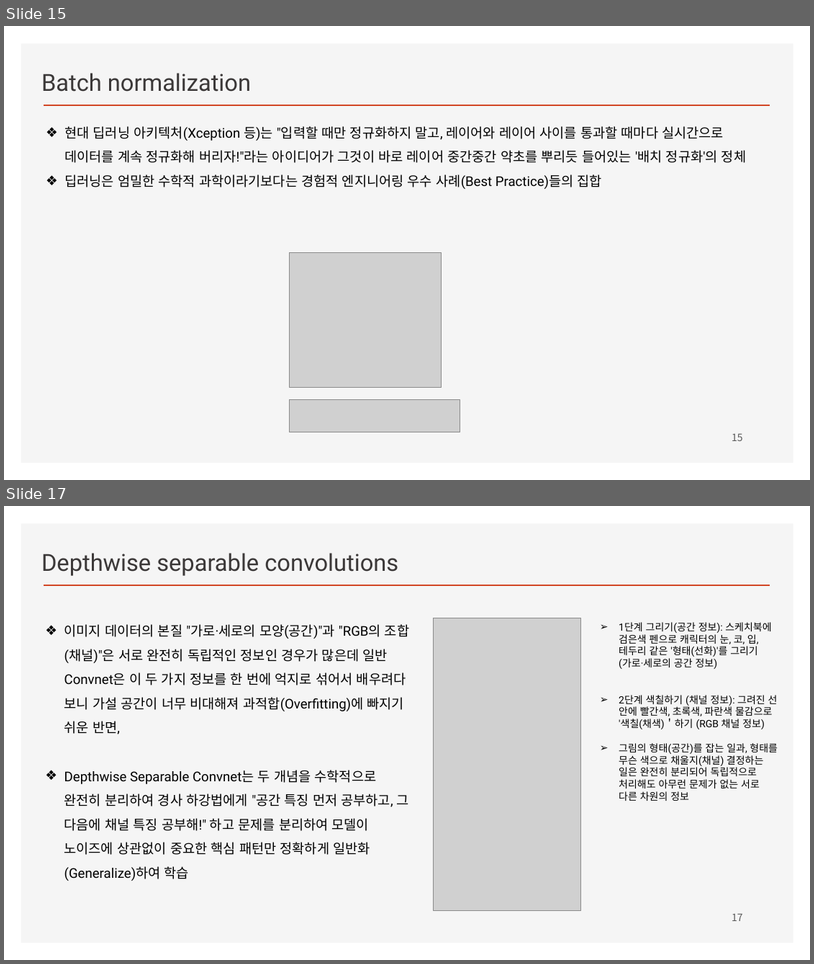
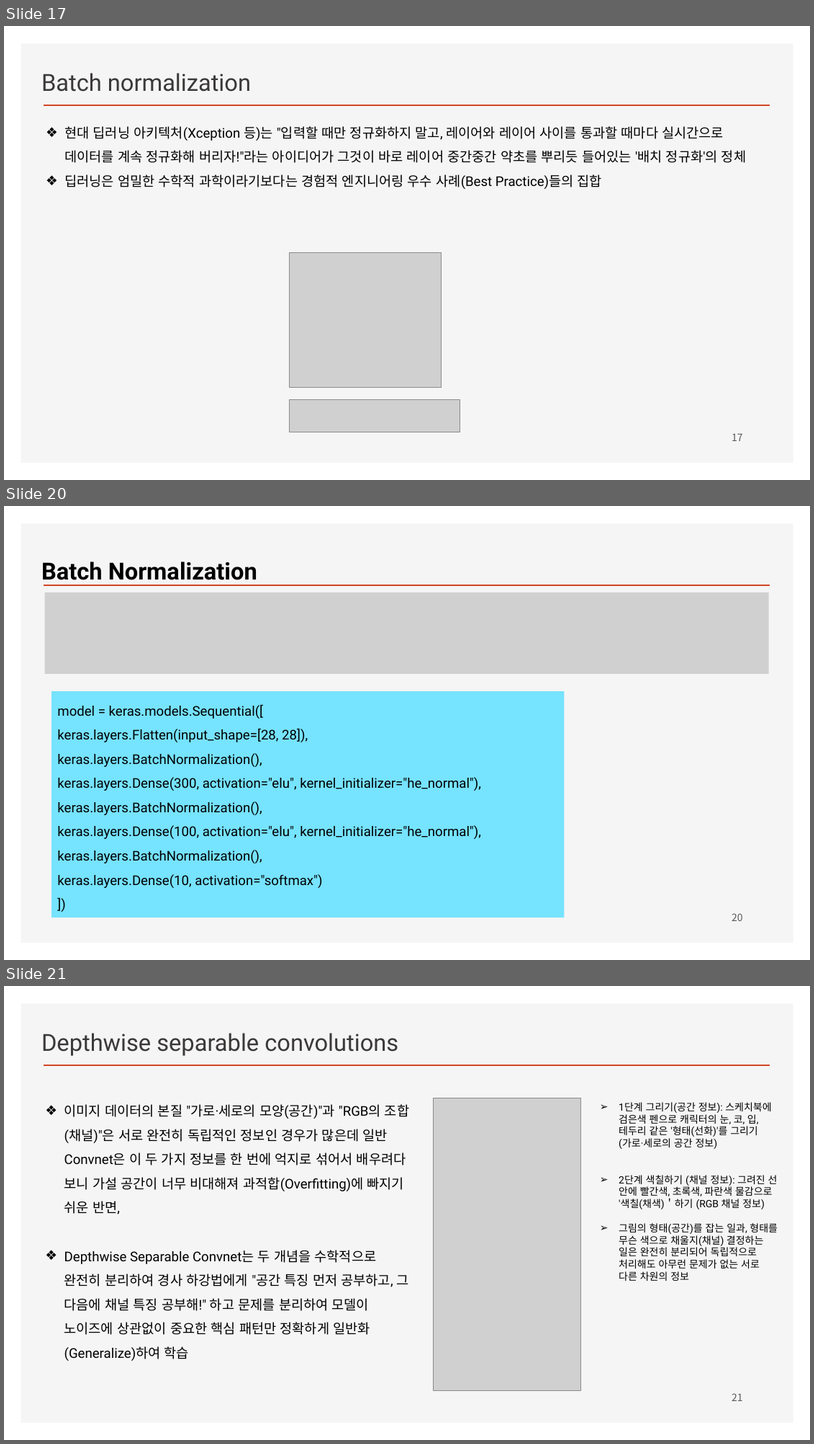
Before and after one commit to ancestor9/2026_Fall_Deep-Learning-with-Python, a slide deck: Chapter 09 ConvNet architecture patterns.pptx. Shown one above the other, each under a label of ours: slides 15 and 17 before the commit, slides 17, 20 and 21 after it; the slides between them are not shown. The pictures are 814x964 and 814x1444 pixels, drawn with LibreOffice and Linux fonts; fonts in the diff are those of the drawing; grey boxes stand for pictures; background and template pictures are left out. Boxes give left, top, right and bottom in pixels: in the first picture for what was removed or moved away, otherwise in the second. Text is boxed around its words. In the diff, an @@ line names an element or a change of style, - is before the commit and + after.

```diff
--- a/Chapter 09 ConvNet architecture patterns.pptx
+++ b/Chapter 09 ConvNet architecture patterns.pptx
@@ slide 20 added at [4, 506, 810, 960], background #FFFFFF; not listed: 2 template elements that a slide beside it also shows @@
@@ text added at [41, 561, 257, 585], 28 pt, text #000000, bold @@
+Batch Normalization
@@ picture added at [44, 592, 769, 674] @@
@@ rectangle added at [52, 691, 565, 917], fill #76E3FF, 16 pt, text #000000 @@
+model = keras.models.Sequential([
+keras.layers.Flatten(input_shape=[28, 28]),
+keras.layers.BatchNormalization(),
+keras.layers.Dense(300, activation="elu", kernel_initializer="he_normal"), keras.layers.BatchNormalization(),
+keras.layers.Dense(100, activation="elu", kernel_initializer="he_normal"), keras.layers.BatchNormalization(),
+keras.layers.Dense(10, activation="softmax")
+])
@@ page number added at [732, 913, 743, 921], 12 pt, text #595959 @@
+20
@@ what was slide 15 is now slide 17 @@
@@ page number at [732, 434, 743, 441]: text changed @@
-15
+17
@@ what was slide 17 is now slide 21 @@
@@ page number at [732, 1393, 743, 1401]: text changed @@
-17
+21
```
Also in this commit, not shown: 6 other slides added, 1 slide removed.
